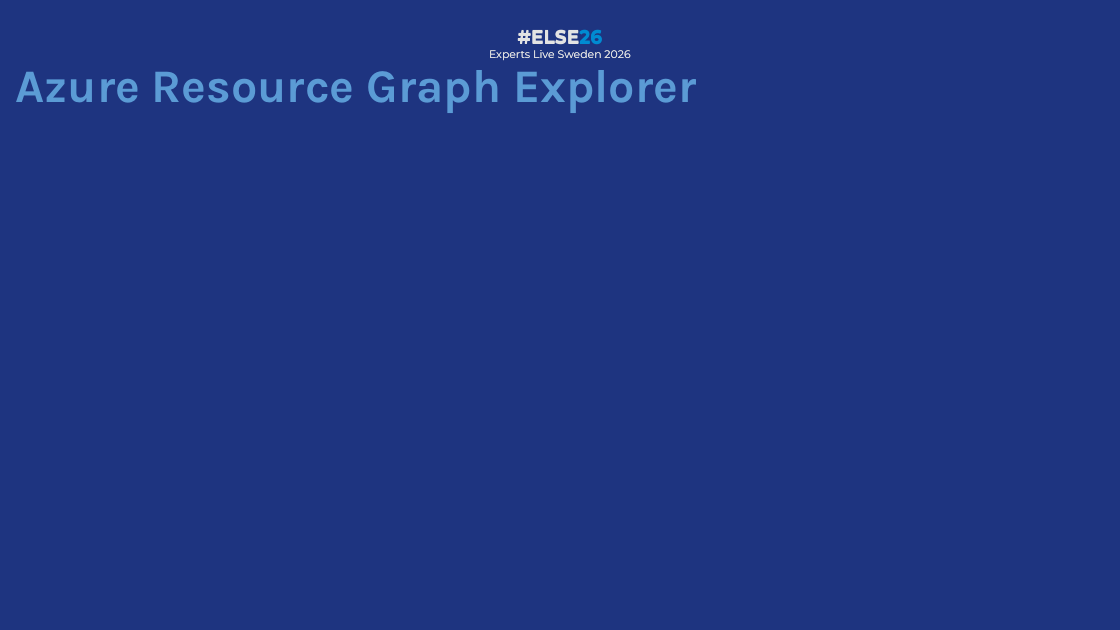
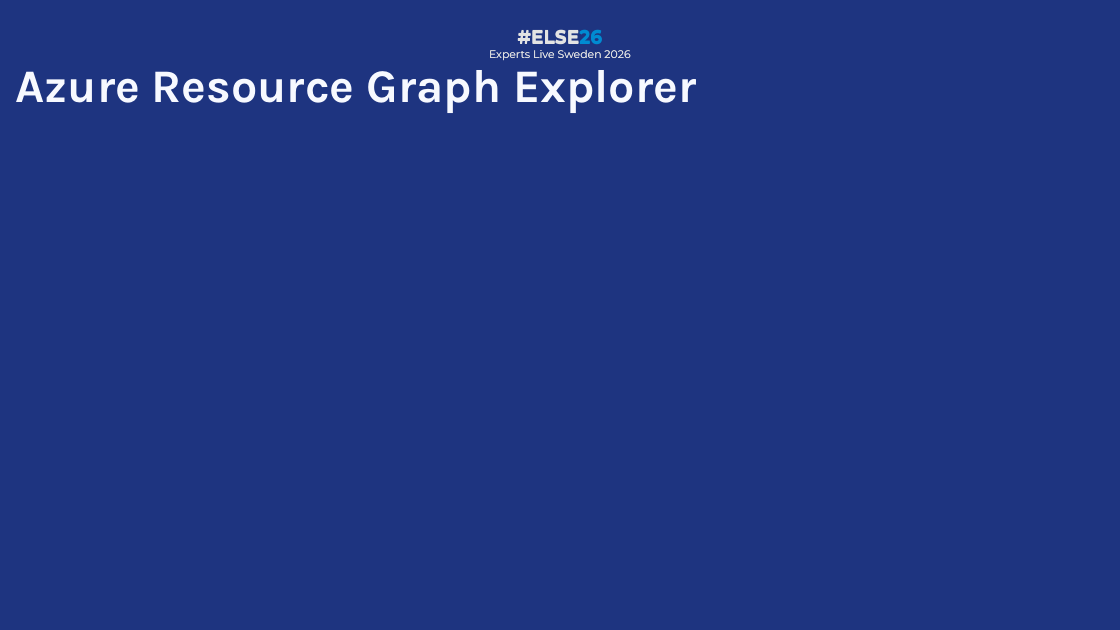
Before and after one commit to PalmEmanuel/ELSE26, a slide deck: slide 8 of ELSE26_TreasureHuntingInAzureWithKQL.pptx (slide 6 before the commit). Drawn at 1120x630 pixels with LibreOffice and Linux fonts; fonts in the diff are those of the drawing; background and template pictures are left out. Boxes give left, top, right and bottom in pixels: in the first picture for what was removed or moved away, otherwise in the second. Text is boxed around its words. In the diff, an @@ line names an element or a change of style, - is before the commit and + after.

```diff
--- a/ELSE26_TreasureHuntingInAzureWithKQL.pptx
+++ b/ELSE26_TreasureHuntingInAzureWithKQL.pptx
@@ title "Azure Resource Graph Explorer" at (16, 70, 697, 113): text colour #5B9BD5 to #F7F9FF @@
```
Also in this commit, not shown: 22 other slides changed, 1 slide removed.
